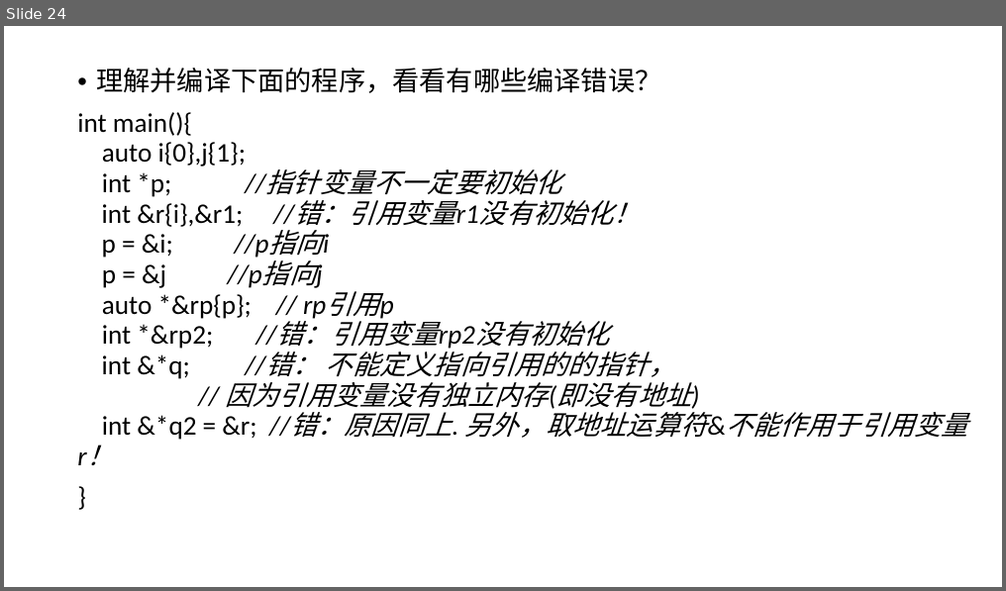
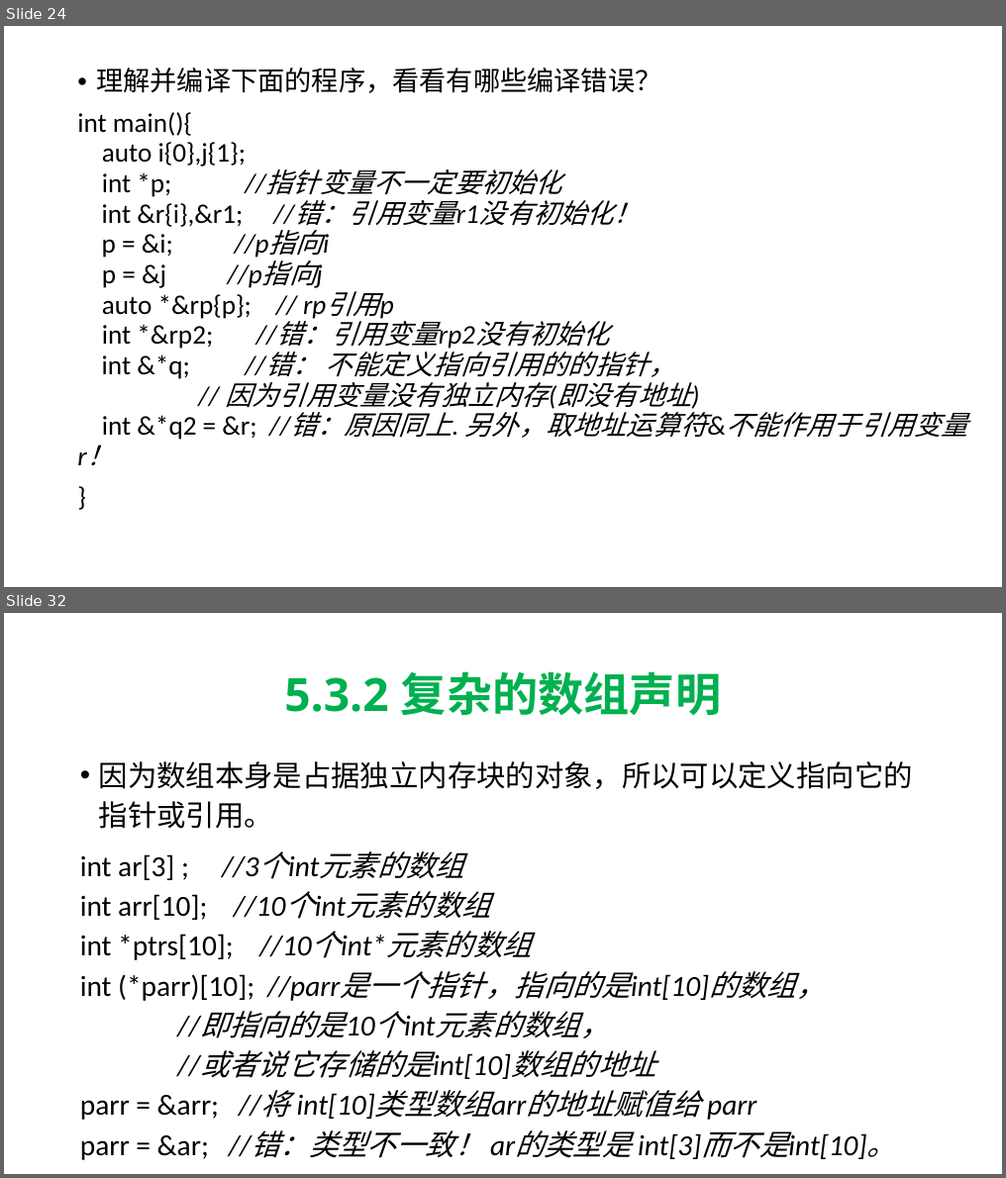
Before and after one commit to hwdong-net/cplusplus17, a slide deck: ppt/第5章 复合类型.pptx. Shown one above the other, each under a label of ours: slide 24 before the commit, slides 24 and 32 after it; the slides between them are not shown. The pictures are 1006x591 and 1006x1178 pixels, drawn with LibreOffice and Linux fonts; fonts in the diff are those of the drawing. Boxes give left, top, right and bottom in pixels: in the first picture for what was removed or moved away, otherwise in the second. Text is boxed around its words. In the diff, an @@ line names an element or a change of style, - is before the commit and + after.

```diff
--- a/ppt/第5章 复合类型.pptx
+++ b/ppt/第5章 复合类型.pptx
@@ slide 32 added at bbox=[4, 613, 1002, 1174], background #FFFFFF @@
@@ title added at bbox=[284, 671, 721, 716], 44 pt, text #00B050, bold @@
+5.3.2 复杂的数组声明
@@ text added at bbox=[80, 761, 913, 1160], 28 pt, text #000000, italic @@
+• 因为数组本身是占据独立内存块的对象，所以可以定义指向它的指针或引用。
+int ar[3] ; //3个int元素的数组
+int arr[10]; //10个int元素的数组
+int *ptrs[10]; //10个int*元素的数组
+int (*parr)[10]; //parr是一个指针，指向的是int[10]的数组，
+//即指向的是10个int元素的数组，
+//或者说它存储的是int[10]数组的地址
+parr = &arr; //将 int[10]类型数组arr的地址赋值给 parr
+parr = &ar; //错：类型不一致！ ar的类型是 int[3]而不是int[10]。
```
Also in this commit, not shown: 25 other slides added.
